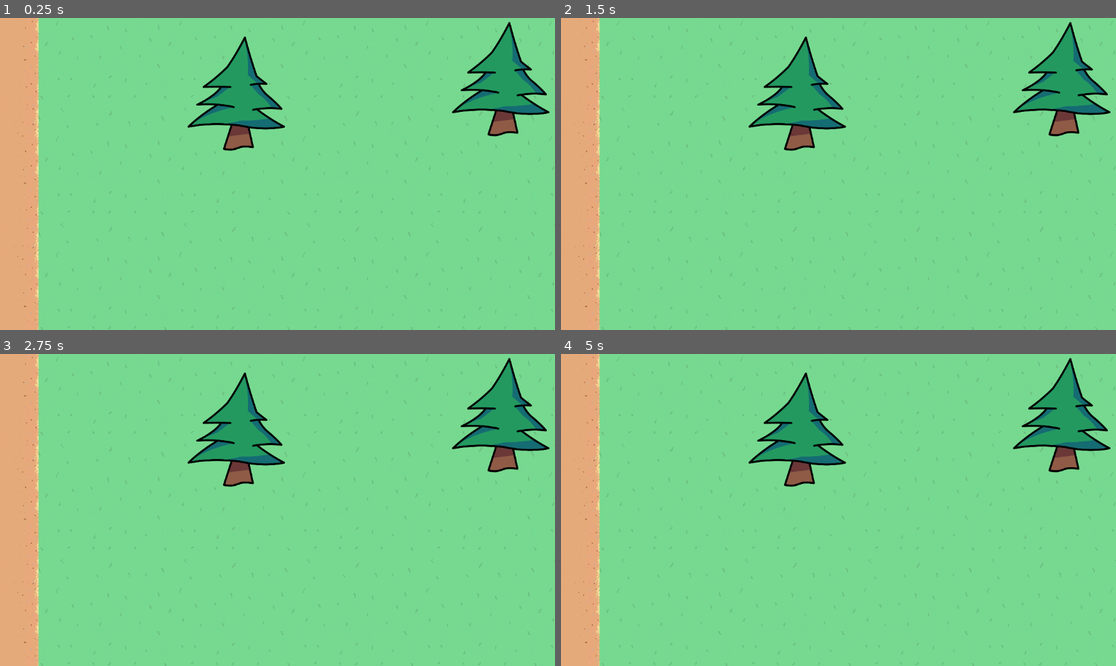
Above: before the commit, frames 1-4 (two rows, left to right).
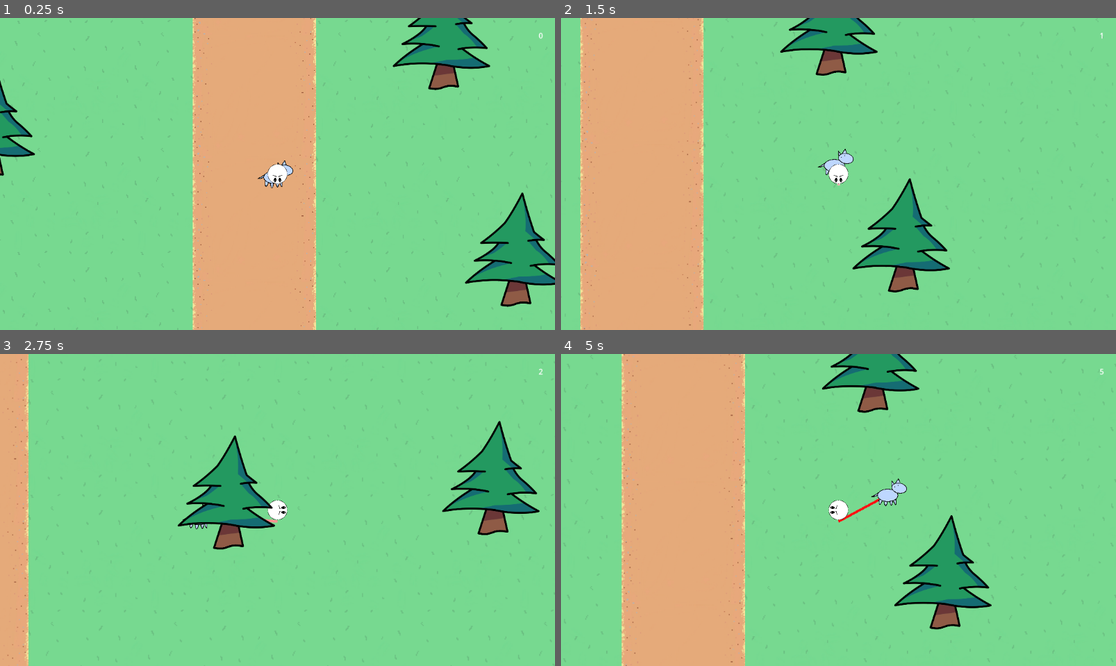
Above: after the commit, the same moments.

Repository: RandomPuddles/Un-Leashed
Game: Godot game, scene res://Scenes/Interests/map1.tscn
Same seed, same stepped clock (60 frames per second), same inputs: the game is played once before the commit and once after it. This scene is started directly instead of the project's main scene.
Inputs (mouse positions are in pixels of both pictures, inside the frame that each line leads up to):
- Up to frame 1 (0.25 s): no input
- Up to frame 2 (1.5 s): move the mouse to (960, 158) at 0.52 s; hold D (right) 0.53-1.28 s; tap Shift (dash) at 0.6 s; move the mouse to (727, 189) at 1.27 s; hold S (down) from 1.28 s (still down); click (727, 189) at 1.35 s
- Up to frame 3 (2.75 s): move the mouse to (333, 441) at 2.02 s; release S (down) at 2.03 s; hold D (right) from 2.03 s (still down); tap Shift (dash) at 2.1 s
- Up to frame 4 (5 s): move the mouse to (810, 572) at 2.77 s; release D (right) at 2.78 s; hold W (up) 2.78-3.53 s; click (810, 572) at 2.85 s; move the mouse to (1005, 556) at 3.52 s; hold A (left) from 3.53 s (still down); tap Shift (dash) at 3.6 s; move the mouse to (672, 463) at 4.27 s; click (672, 463) at 4.35 s

The runs differ from the first frame. In frame 1, 38% of the frame differs, in the area x 0-100%, y 0-100%; in frame 2, 33%; in frame 3, 13%; in frame 4, 40%.

Commit message:
Leash turns red when damaged

Diff:
--- a/un-leashed/Scenes/Interests/map1.tscn
+++ b/un-leashed/Scenes/Interests/map1.tscn
@@ -1,254 +1,277 @@
 [gd_scene format=3 uid="uid://c8daeq4xa7cdx"]
 
 [ext_resource type="PackedScene" uid="uid://x53r6anysusk" path="res://Scenes/Interests/tilemaptest.tscn" id="1_k8qd8"]
+[ext_resource type="Script" uid="uid://hlyjyd5p5sch" path="res://Scripts/main.gd" id="2_ioryh"]
 [ext_resource type="PackedScene" path="res://Scenes/Interests/tree.tscn" id="2_p5yvi"]
+[ext_resource type="PackedScene" uid="uid://clupon7dui6qi" path="res://Scenes/player.tscn" id="3_1v5ii"]
 [ext_resource type="PackedScene" path="res://Scenes/Interests/bench.tscn" id="3_c16rv"]
+[ext_resource type="PackedScene" uid="uid://b056lyj2kjo7s" path="res://Scenes/levelTimer.tscn" id="4_3x7ep"]
 [ext_resource type="PackedScene" path="res://Scenes/Interests/bigrock.tscn" id="4_ioryh"]
+[ext_resource type="PackedScene" uid="uid://cc8vmip1lqpv8" path="res://Scenes/leash.tscn" id="8_3x7ep"]
+[ext_resource type="PackedScene" uid="uid://brxjbel0fpejn" path="res://Scenes/dog.tscn" id="9_l47m6"]
 
 [node name="Node2D" unique_id=591246412 instance=ExtResource("1_k8qd8")]
-
-[node name="1" parent="." index="1" unique_id=1296134068 instance=ExtResource("2_p5yvi")]
+script = ExtResource("2_ioryh")
+winTime = 30.0
+
+[node name="Player" parent="." index="1" unique_id=447015847 node_paths=PackedStringArray("dog") instance=ExtResource("3_1v5ii")]
+dog = NodePath("../Dog")
+
+[node name="Camera2D" type="Camera2D" parent="Player" index="5" unique_id=2136780695]
+
+[node name="LevelTimer" parent="Player" index="6" unique_id=286127548 instance=ExtResource("4_3x7ep")]
+position = Vector2(541, -300)
+
+[node name="1" parent="." index="2" unique_id=1296134068 instance=ExtResource("2_p5yvi")]
 position = Vector2(1994, -315)
 
-[node name="2" parent="." index="2" unique_id=646896817 instance=ExtResource("2_p5yvi")]
+[node name="2" parent="." index="3" unique_id=646896817 instance=ExtResource("2_p5yvi")]
 position = Vector2(1571, -984)
 
-[node name="3" parent="." index="3" unique_id=930415659 instance=ExtResource("2_p5yvi")]
+[node name="3" parent="." index="4" unique_id=930415659 instance=ExtResource("2_p5yvi")]
 position = Vector2(2401, -1378)
 
-[node name="4" parent="." index="4" unique_id=129772983 instance=ExtResource("2_p5yvi")]
+[node name="4" parent="." index="5" unique_id=129772983 instance=ExtResource("2_p5yvi")]
 position = Vector2(1780, -1814)
 
-[node name="5" parent="." index="5" unique_id=1456820773 instance=ExtResource("2_p5yvi")]
+[node name="5" parent="." index="6" unique_id=1456820773 instance=ExtResource("2_p5yvi")]
 position = Vector2(2586, -2334)
 
-[node name="6" parent="." index="6" unique_id=1617089452 instance=ExtResource("2_p5yvi")]
+[node name="6" parent="." index="7" unique_id=1617089452 instance=ExtResource("2_p5yvi")]
 position = Vector2(1911, -2417)
 
-[node name="7" parent="." index="7" unique_id=1505160067 instance=ExtResource("2_p5yvi")]
+[node name="7" parent="." index="8" unique_id=1505160067 instance=ExtResource("2_p5yvi")]
 position = Vector2(2520, -3301)
 
-[node name="8" parent="." index="8" unique_id=624212198 instance=ExtResource("2_p5yvi")]
+[node name="8" parent="." index="9" unique_id=624212198 instance=ExtResource("2_p5yvi")]
 position = Vector2(1989, -3695)
 
-[node name="9" parent="." index="9" unique_id=985190794 instance=ExtResource("2_p5yvi")]
+[node name="9" parent="." index="10" unique_id=985190794 instance=ExtResource("2_p5yvi")]
 position = Vector2(2640, -3832)
 
-[node name="10" parent="." index="10" unique_id=2065852012 instance=ExtResource("2_p5yvi")]
+[node name="10" parent="." index="11" unique_id=2065852012 instance=ExtResource("2_p5yvi")]
 position = Vector2(1835, -4425)
 
-[node name="11" parent="." index="11" unique_id=972329103 instance=ExtResource("2_p5yvi")]
+[node name="11" parent="." index="12" unique_id=972329103 instance=ExtResource("2_p5yvi")]
 position = Vector2(2337, -4475)
 
-[node name="12" parent="." index="12" unique_id=590437115 instance=ExtResource("2_p5yvi")]
+[node name="12" parent="." index="13" unique_id=590437115 instance=ExtResource("2_p5yvi")]
 position = Vector2(-2894, -4461)
 
-[node name="14" parent="." index="13" unique_id=1163150543 instance=ExtResource("2_p5yvi")]
+[node name="14" parent="." index="14" unique_id=1163150543 instance=ExtResource("2_p5yvi")]
 position = Vector2(-1961, -4165)
 
-[node name="13" parent="." index="14" unique_id=1158038710 instance=ExtResource("2_p5yvi")]
+[node name="13" parent="." index="15" unique_id=1158038710 instance=ExtResource("2_p5yvi")]
 position = Vector2(-2933, -3752)
 
-[node name="15" parent="." index="15" unique_id=1547273402 instance=ExtResource("2_p5yvi")]
+[node name="15" parent="." index="16" unique_id=1547273402 instance=ExtResource("2_p5yvi")]
 position = Vector2(-2244, -3417)
 
-[node name="16" parent="." index="16" unique_id=1015019122 instance=ExtResource("2_p5yvi")]
+[node name="16" parent="." index="17" unique_id=1015019122 instance=ExtResource("2_p5yvi")]
 position = Vector2(-2684, -3121)
 
-[node name="17" parent="." index="17" unique_id=824661835 instance=ExtResource("2_p5yvi")]
+[node name="17" parent="." index="18" unique_id=824661835 instance=ExtResource("2_p5yvi")]
 position = Vector2(-2979, -2622)
 
-[node name="18" parent="." index="18" unique_id=1856052277 instance=ExtResource("2_p5yvi")]
+[node name="18" parent="." index="19" unique_id=1856052277 instance=ExtResource("2_p5yvi")]
 position = Vector2(-2112, -2299)
 
-[node name="19" parent="." index="19" unique_id=726241310 instance=ExtResource("2_p5yvi")]
+[node name="19" parent="." index="20" unique_id=726241310 instance=ExtResource("2_p5yvi")]
 position = Vector2(2746, -4652)
 
-[node name="20" parent="." index="20" unique_id=101772879 instance=ExtResource("2_p5yvi")]
+[node name="20" parent="." index="21" unique_id=101772879 instance=ExtResource("2_p5yvi")]
 position = Vector2(-2466, -4185)
 
-[node name="21" parent="." index="21" unique_id=1625514547 instance=ExtResource("2_p5yvi")]
+[node name="21" parent="." index="22" unique_id=1625514547 instance=ExtResource("2_p5yvi")]
 position = Vector2(-2789, -2071)
 
-[node name="22" parent="." index="22" unique_id=1882102717 instance=ExtResource("2_p5yvi")]
+[node name="22" parent="." index="23" unique_id=1882102717 instance=ExtResource("2_p5yvi")]
 position = Vector2(-3064, -1545)
 
-[node name="23" parent="." index="23" unique_id=1477168409 instance=ExtResource("2_p5yvi")]
+[node name="23" parent="." index="24" unique_id=1477168409 instance=ExtResource("2_p5yvi")]
 position = Vector2(-2266, -1828)
 
-[node name="24" parent="." index="24" unique_id=59372810 instance=ExtResource("2_p5yvi")]
+[node name="24" parent="." index="25" unique_id=59372810 instance=ExtResource("2_p5yvi")]
 position = Vector2(-2434, -1237)
 
-[node name="25" parent="." index="25" unique_id=1408424087 instance=ExtResource("2_p5yvi")]
+[node name="25" parent="." index="26" unique_id=1408424087 instance=ExtResource("2_p5yvi")]
 position = Vector2(-2959, -797)
 
-[node name="26" parent="." index="26" unique_id=1445508703 instance=ExtResource("2_p5yvi")]
+[node name="26" parent="." index="27" unique_id=1445508703 instance=ExtResource("2_p5yvi")]
 position = Vector2(2609, -482)
 
-[node name="27" parent="." index="27" unique_id=1071362130 instance=ExtResource("2_p5yvi")]
+[node name="27" parent="." index="28" unique_id=1071362130 instance=ExtResource("2_p5yvi")]
 position = Vector2(-2357, -397)
 
-[node name="28" parent="." index="28" unique_id=1547189740 instance=ExtResource("2_p5yvi")]
+[node name="28" parent="." index="29" unique_id=1547189740 instance=ExtResource("2_p5yvi")]
 position = Vector2(-2927, -101)
 
-[node name="29" parent="." index="29" unique_id=2038549211 instance=ExtResource("2_p5yvi")]
+[node name="29" parent="." index="30" unique_id=2038549211 instance=ExtResource("2_p5yvi")]
 position = Vector2(-1916, -1000)
 
-[node name="30" parent="." index="30" unique_id=1532527271 instance=ExtResource("2_p5yvi")]
+[node name="30" parent="." index="31" unique_id=1532527271 instance=ExtResource("2_p5yvi")]
 position = Vector2(1161, -441)
 
-[node name="31" parent="." index="31" unique_id=967267357 instance=ExtResource("2_p5yvi")]
+[node name="31" parent="." index="32" unique_id=967267357 instance=ExtResource("2_p5yvi")]
 position = Vector2(-1747, -284)
 
-[node name="32" parent="." index="32" unique_id=1315285629 instance=ExtResource("2_p5yvi")]
+[node name="32" parent="." index="33" unique_id=1315285629 instance=ExtResource("2_p5yvi")]
 position = Vector2(2276, -2044)
 
-[node name="33" parent="." index="33" unique_id=1620262375 instance=ExtResource("2_p5yvi")]
+[node name="33" parent="." index="34" unique_id=1620262375 instance=ExtResource("2_p5yvi")]
 position = Vector2(2199, -862)
 
-[node name="34" parent="." index="34" unique_id=1076691070 instance=ExtResource("3_c16rv")]
+[node name="34" parent="." index="35" unique_id=1076691070 instance=ExtResource("3_c16rv")]
 position = Vector2(591, -4717)
 
-[node name="46" parent="." index="35" unique_id=652257963 instance=ExtResource("3_c16rv")]
+[node name="46" parent="." index="36" unique_id=652257963 instance=ExtResource("3_c16rv")]
 position = Vector2(78, -4717)
 
-[node name="35" parent="." index="36" unique_id=1661164569 instance=ExtResource("3_c16rv")]
+[node name="35" parent="." index="37" unique_id=1661164569 instance=ExtResource("3_c16rv")]
 position = Vector2(-387, -4706)
 
-[node name="36" parent="." index="37" unique_id=61131577 instance=ExtResource("3_c16rv")]
+[node name="36" parent="." index="38" unique_id=61131577 instance=ExtResource("3_c16rv")]
 position = Vector2(-863, -4688)
 
-[node name="37" parent="." index="38" unique_id=542758452 instance=ExtResource("3_c16rv")]
+[node name="37" parent="." index="39" unique_id=542758452 instance=ExtResource("3_c16rv")]
 position = Vector2(1113, -4709)
 
-[node name="55" parent="." index="39" unique_id=404734389 instance=ExtResource("3_c16rv")]
+[node name="55" parent="." index="40" unique_id=404734389 instance=ExtResource("3_c16rv")]
 position = Vector2(-1298, -4686)
 
-[node name="56" parent="." index="40" unique_id=416441256 instance=ExtResource("4_ioryh")]
+[node name="56" parent="." index="41" unique_id=416441256 instance=ExtResource("4_ioryh")]
 position = Vector2(1481, -4515)
 
-[node name="566" parent="." index="41" unique_id=2038958754 instance=ExtResource("4_ioryh")]
+[node name="566" parent="." index="42" unique_id=2038958754 instance=ExtResource("4_ioryh")]
 position = Vector2(-1704, -4501)
 
-[node name="68" parent="." index="42" unique_id=1851944855 instance=ExtResource("4_ioryh")]
+[node name="68" parent="." index="43" unique_id=1851944855 instance=ExtResource("4_ioryh")]
 position = Vector2(1922, -1213)
 
-[node name="58" parent="." index="43" unique_id=641029168 instance=ExtResource("4_ioryh")]
+[node name="58" parent="." index="44" unique_id=641029168 instance=ExtResource("4_ioryh")]
 position = Vector2(-2559, -2634)
 
-[node name="57" parent="." index="44" unique_id=2074900829 instance=ExtResource("4_ioryh")]
+[node name="57" parent="." index="45" unique_id=2074900829 instance=ExtResource("4_ioryh")]
 position = Vector2(-2256, 23)
 
-[node name="59" parent="." index="45" unique_id=1038456313 instance=ExtResource("4_ioryh")]
+[node name="59" parent="." index="46" unique_id=1038456313 instance=ExtResource("4_ioryh")]
 position = Vector2(2465, 113)
 
-[node name="60" parent="." index="46" unique_id=796782089 instance=ExtResource("2_p5yvi")]
+[node name="60" parent="." index="47" unique_id=796782089 instance=ExtResource("2_p5yvi")]
 position = Vector2(-1732, -1684)
 
-[node name="61" parent="." index="47" unique_id=1121910514 instance=ExtResource("2_p5yvi")]
+[node name="61" parent="." index="48" unique_id=1121910514 instance=ExtResource("2_p5yvi")]
 position = Vector2(1403, -1457)
 
-[node name="62" parent="." index="48" unique_id=1199492963 instance=ExtResource("2_p5yvi")]
+[node name="62" parent="." index="49" unique_id=1199492963 instance=ExtResource("2_p5yvi")]
 position = Vector2(1122, -962)
 
-[node name="70" parent="." index="49" unique_id=963749356 instance=ExtResource("2_p5yvi")]
+[node name="70" parent="." index="50" unique_id=963749356 instance=ExtResource("2_p5yvi")]
 position = Vector2(-1366, -735)
 
-[node name="71" parent="." index="50" unique_id=611431538 instance=ExtResource("2_p5yvi")]
+[node name="71" parent="." index="51" unique_id=611431538 instance=ExtResource("2_p5yvi")]
 position = Vector2(-1391, -1271)
 
-[node name="72" parent="." index="51" unique_id=985778796 instance=ExtResource("2_p5yvi")]
+[node name="72" parent="." index="52" unique_id=985778796 instance=ExtResource("2_p5yvi")]
 position = Vector2(1965, -3111)
 
-[node name="69" parent="." index="52" unique_id=2015812842 instance=ExtResource("2_p5yvi")]
+[node name="69" parent="." index="53" unique_id=2015812842 instance=ExtResource("2_p5yvi")]
 position = Vector2(2442, -2723)
 
-[node name="73" parent="." index="53" unique_id=2091868231 instance=ExtResource("3_c16rv")]
+[node name="73" parent="." index="54" unique_id=2091868231 instance=ExtResource("3_c16rv")]
 position = Vector2(293, -4245)
 
-[node name="74" parent="." index="54" unique_id=1480138711 instance=ExtResource("3_c16rv")]
+[node name="74" parent="." index="55" unique_id=1480138711 instance=ExtResource("3_c16rv")]
 position = Vector2(-12, -4251)
 
-[node name="75" parent="." index="55" unique_id=1984101629 instance=ExtResource("3_c16rv")]
+[node name="75" parent="." index="56" unique_id=1984101629 instance=ExtResource("3_c16rv")]
 position = Vector2(-298, -4221)
 
-[node name="76" parent="." index="56" unique_id=1796031111 instance=ExtResource("4_ioryh")]
+[node name="76" parent="." index="57" unique_id=1796031111 instance=ExtResource("4_ioryh")]
 position = Vector2(758, -2228)
 
-[node name="77" parent="." index="57" unique_id=1995995461 instance=ExtResource("2_p5yvi")]
+[node name="77" parent="." index="58" unique_id=1995995461 instance=ExtResource("2_p5yvi")]
 position = Vector2(889, -3869)
 
-[node name="78" parent="." index="58" unique_id=985675584 instance=ExtResource("2_p5yvi")]
+[node name="78" parent="." index="59" unique_id=985675584 instance=ExtResource("2_p5yvi")]
 position = Vector2(-937, -2198)
 
-[node name="79" parent="." index="59" unique_id=1828665588 instance=ExtResource("2_p5yvi")]
+[node name="79" parent="." index="60" unique_id=1828665588 instance=ExtResource("2_p5yvi")]
 position = Vector2(961, -2586)
 
-[node name="80" parent="." index="60" unique_id=132189892 instance=ExtResource("2_p5yvi")]
+[node name="80" parent="." index="61" unique_id=132189892 instance=ExtResource("2_p5yvi")]
 position = Vector2(364, -2013)
 
-[node name="81" parent="." index="61" unique_id=404439966 instance=ExtResource("2_p5yvi")]
+[node name="81" parent="." index="62" unique_id=404439966 instance=ExtResource("2_p5yvi")]
 position = Vector2(-1021, -3804)
 
-[node name="Node822D63" parent="." index="62" unique_id=1684324663 instance=ExtResource("2_p5yvi")]
+[node name="Node822D63" parent="." index="63" unique_id=1684324663 instance=ExtResource("2_p5yvi")]
 position = Vector2(-746, -4048)
 
-[node name="83" parent="." index="63" unique_id=878387653 instance=ExtResource("2_p5yvi")]
+[node name="83" parent="." index="64" unique_id=878387653 instance=ExtResource("2_p5yvi")]
 position = Vector2(645, -4096)
 
-[node name="833" parent="." index="64" unique_id=801938407 instance=ExtResource("2_p5yvi")]
+[node name="833" parent="." index="65" unique_id=801938407 instance=ExtResource("2_p5yvi")]
 position = Vector2(-1242, -2842)
 
-[node name="84" parent="." index="65" unique_id=1539488690 instance=ExtResource("2_p5yvi")]
+[node name="84" parent="." index="66" unique_id=1539488690 instance=ExtResource("2_p5yvi")]
 position = Vector2(1526, -4033)
 
-[node name="85" parent="." index="66" unique_id=1445549718 instance=ExtResource("2_p5yvi")]
+[node name="85" parent="." index="67" unique_id=1445549718 instance=ExtResource("2_p5yvi")]
 position = Vector2(-2007, -2871)
 
-[node name="86" parent="." index="67" unique_id=686230692 instance=ExtResource("2_p5yvi")]
+[node name="86" parent="." index="68" unique_id=686230692 instance=ExtResource("2_p5yvi")]
 position = Vector2(-2279, -4700)
 
-[node name="87" parent="." index="68" unique_id=112070567 instance=ExtResource("2_p5yvi")]
+[node name="87" parent="." index="69" unique_id=112070567 instance=ExtResource("2_p5yvi")]
 position = Vector2(-1421, 70)
 
-[node name="88" parent="." index="69" unique_id=1956592691 instance=ExtResource("2_p5yvi")]
+[node name="88" parent="." index="70" unique_id=1956592691 instance=ExtResource("2_p5yvi")]
 position = Vector2(1038, 130)
 
-[node name="89" parent="." index="70" unique_id=1608446832 instance=ExtResource("2_p5yvi")]
+[node name="89" parent="." index="71" unique_id=1608446832 instance=ExtResource("2_p5yvi")]
 position = Vector2(-1027, -425)
 
-[node name="90" parent="." index="71" unique_id=1688880508 instance=ExtResource("2_p5yvi")]
+[node name="90" parent="." index="72" unique_id=1688880508 instance=ExtResource("2_p5yvi")]
 position = Vector2(1623, 27)
 
-[node name="91" parent="." index="72" unique_id=1293735094 instance=ExtResource("2_p5yvi")]
+[node name="91" parent="." index="73" unique_id=1293735094 instance=ExtResource("2_p5yvi")]
 position = Vector2(-591, -1927)
 
-[node name="92" parent="." index="73" unique_id=213872611 instance=ExtResource("2_p5yvi")]
+[node name="92" parent="." index="74" unique_id=213872611 instance=ExtResource("2_p5yvi")]
 position = Vector2(-887, 207)
 
-[node name="93" parent="." index="74" unique_id=1806197205 instance=ExtResource("2_p5yvi")]
+[node name="93" parent="." index="75" unique_id=1806197205 instance=ExtResource("2_p5yvi")]
 position = Vector2(-606, -107)
 
-[node name="94" parent="." index="75" unique_id=1379414489 instance=ExtResource("2_p5yvi")]
+[node name="94" parent="." index="76" unique_id=1379414489 instance=ExtResource("2_p5yvi")]
 position = Vector2(-617, -698)
 
-[node name="95" parent="." index="76" unique_id=993236559 instance=ExtResource("2_p5yvi")]
+[node name="95" parent="." index="77" unique_id=993236559 instance=ExtResource("2_p5yvi")]
 position = Vector2(732, -532)
 
-[node name="96" parent="." index="77" unique_id=1713034823 instance=ExtResource("2_p5yvi")]
+[node name="96" parent="." index="78" unique_id=1713034823 instance=ExtResource("2_p5yvi")]
 position = Vector2(339, -290)
 
-[node name="97" parent="." index="78" unique_id=1740367624 instance=ExtResource("2_p5yvi")]
+[node name="97" parent="." index="79" unique_id=1740367624 instance=ExtResource("2_p5yvi")]
 position = Vector2(489, 160)
 
-[node name="98" parent="." index="79" unique_id=1580223637 instance=ExtResource("2_p5yvi")]
+[node name="98" parent="." index="80" unique_id=1580223637 instance=ExtResource("2_p5yvi")]
 position = Vector2(636, -984)
 
-[node name="99" parent="." index="80" unique_id=595177295 instance=ExtResource("2_p5yvi")]
+[node name="99" parent="." index="81" unique_id=595177295 instance=ExtResource("2_p5yvi")]
 position = Vector2(-889, -1227)
 
-[node name="100" parent="." index="81" unique_id=617445950 instance=ExtResource("2_p5yvi")]
+[node name="100" parent="." index="82" unique_id=617445950 instance=ExtResource("2_p5yvi")]
 position = Vector2(-1812, -3690)
 
-[node name="111" parent="." index="82" unique_id=598845449 instance=ExtResource("2_p5yvi")]
+[node name="111" parent="." index="83" unique_id=598845449 instance=ExtResource("2_p5yvi")]
 position = Vector2(1702, -3419)
+
+[node name="YankTimer" type="Timer" parent="." index="84" unique_id=586326612]
+
+[node name="Leash" parent="." index="85" unique_id=545569987 node_paths=PackedStringArray("player", "dog") instance=ExtResource("8_3x7ep")]
+player = NodePath("../Player")
+dog = NodePath("../Dog")
+
+[node name="Dog" parent="." index="86" unique_id=1030532302 instance=ExtResource("9_l47m6")]
--- a/un-leashed/Scripts/leash.gd
+++ b/un-leashed/Scripts/leash.gd
@@ -9,6 +9,7 @@
 var currentLength: float
 @export var stiffness: float = 20
 @export var durability: float = 100.0
+@export var maxDurability: float = 100.0
 
 # Called when the node enters the scene tree for the first time.
 func _ready() -> void:
@@ -21,6 +22,9 @@
 
 	if get_node_or_null("Line2D") == null: # End leash logic if leash is broken
 		return
+
+	# Color the leash based on current durability
+	updateLeashColor()
 
 	currentLengthVector = dog.global_position - player.global_position # get vector from player to dog
 	currentLength = currentLengthVector.length() # get float dist between player and dog
@@ -42,10 +46,13 @@
 	else:
 		# Gain durability while not stretched
 		durability = durability + 0.1
-		if durability > 100:
-			durability = 100
-		print(durability)
+		if durability > maxDurability:
+			durability = maxDurability
 
 	# Break leash if durability is <= 0
 	if durability <= 0:
 		line.queue_free()
+
+func updateLeashColor():
+	var damagePercent = 1.0 - (durability / maxDurability)
+	line.default_color = Color.WHITE.lerp(Color.RED, damagePercent)
